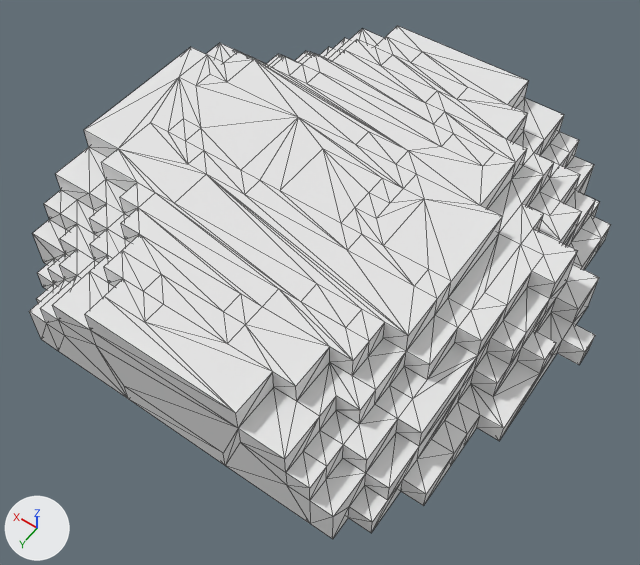
The OBJ model Assets/Arte/Dirt/Dirt_Tshape/Dirt_Tshape.obj as it was, and as the next commit left it.
Both versions are drawn from a camera (50 mm lens) standing at (-1.49, 2.24, 3.1) and looking at (-0.13, 0.34, 0.11). The axes (+X, +Y, +Z) are drawn at lower left. The lights are the same throughout. Mesh edges are drawn as thin lines. Where no turn or scale is listed for an object, it has been applied to the vertices. Vertices at the same position are counted once.

The first picture shows 'Untitled'.
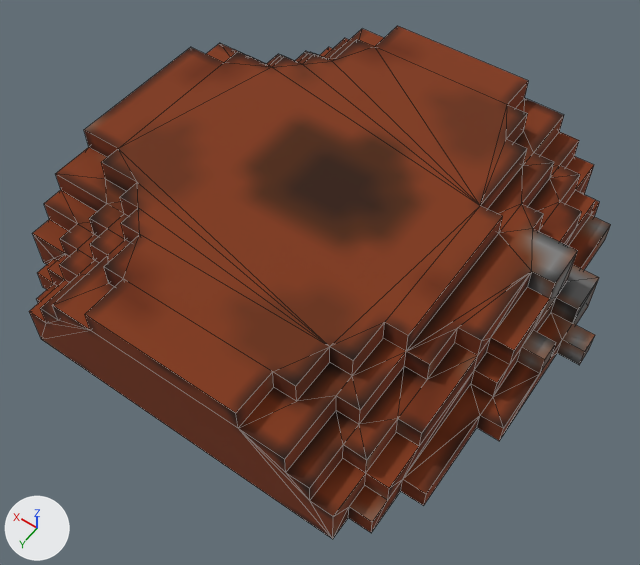
The newer file is also turned or shifted as a whole; pictures and numbers use the older file's frame.

Diff of the bpy script that builds the scene:
```diff
--- a/Assets/Arte/Dirt/Dirt_Tshape/Dirt_Tshape.obj.py
+++ b/Assets/Arte/Dirt/Dirt_Tshape/Dirt_Tshape.obj.py
@@ img_dirt_tshape_texture_png @@
+img_dirt_tshape_texture_png = load_image('Dirt_Tshape_texture.png', 'Dirt_Tshape_texture.png', 35, 35, 'sRGB')
@@ mat_material_001 @@
+mat_material_001 = principled_material('Material.001')
+mat_material_001.texture = img_dirt_tshape_texture_png
+mat_material_001.roughness = 1.0
@@ me_untitled @@
 # used by ob_untitled; location = (0.0, 0.0, 0.0)
-me_untitled.from_pydata(...)  # 489 vertices, 974 faces; spans x -1.2..1.0, y -0.9..1.2, z 0.0..0.5
+me_untitled.from_pydata(...)  # 277 vertices, 331 faces; spans x -1.2..1.0, y -0.9..1.2, z 0.0..0.5
+# me_untitled part 1: 212 vertices removed from x -1.0..1.0, y -0.9..1.2, z 0.0..0.5
+# me_untitled part 2: 48 faces spanning x -1.1..1.0, y -0.9..1.2, z 0.0..0.5 switch from mat_palette (white #e7e7e7) to mat_material_001 (picture img_dirt_tshape_texture_png)
```

Changed parts and their boxes [x1, y1, x2, y2] in the pictures (640 x 565 px):
part 1 of me_untitled, deleted: before [41, 26, 611, 539]
part 2 of me_untitled, recoloured (white to brown): [29, 64, 598, 538] in both
